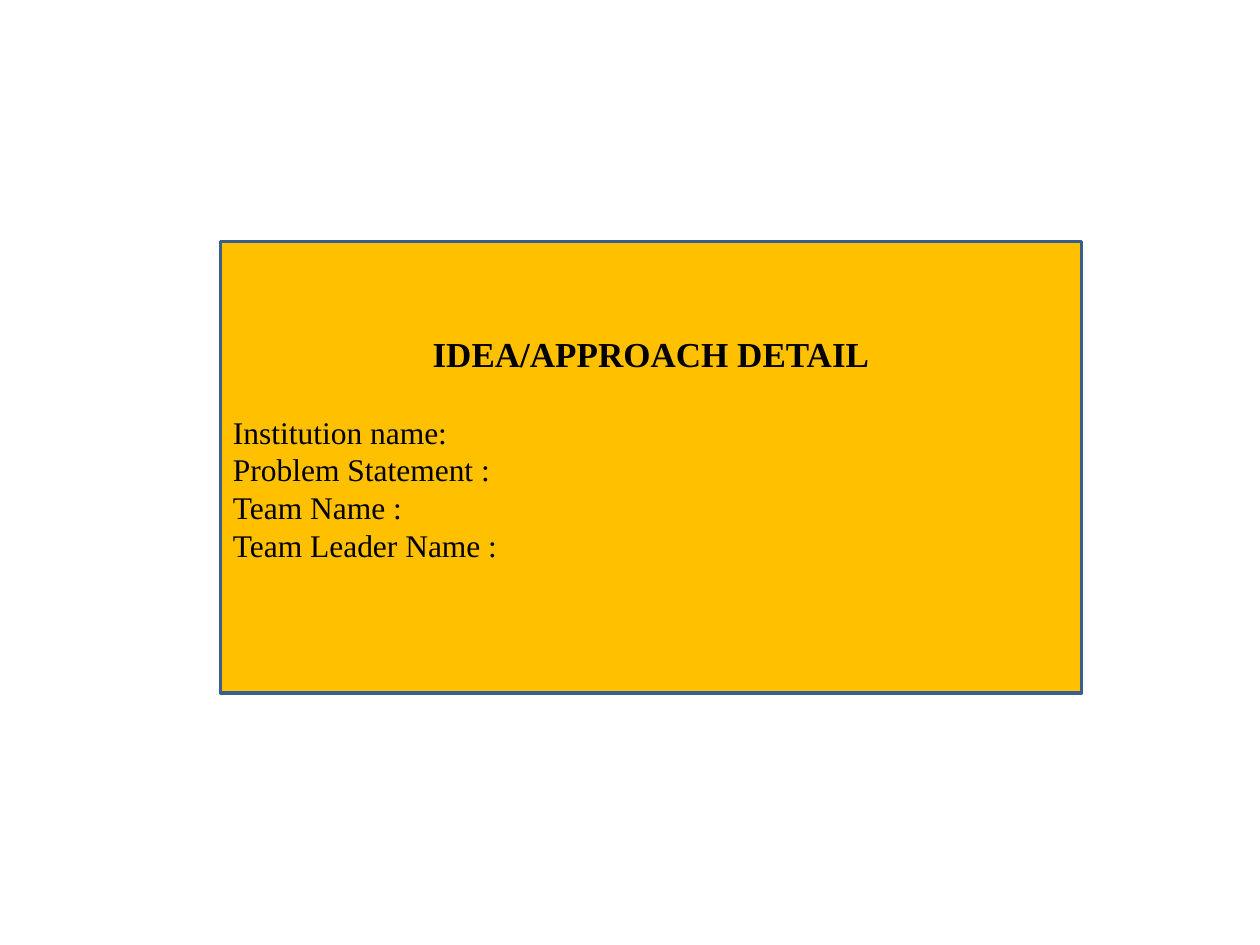
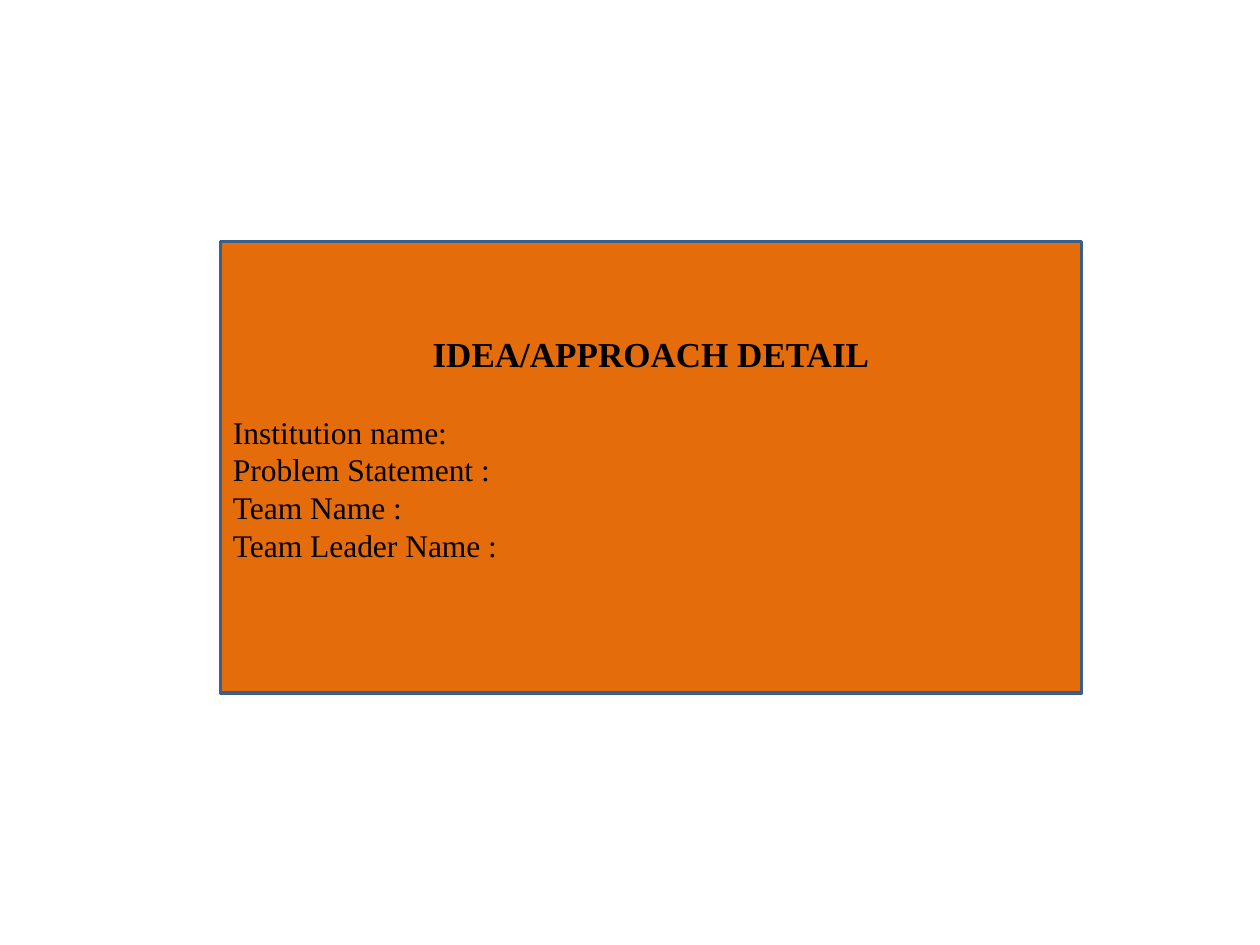
Before and after one commit to omkar-22/Swayamsidhdh-Hackathon, a slide deck: slide 1 of rulebook_files/Swayamsiddha HackathonTemplate.pptx. Drawn at 1260x945 pixels with LibreOffice and Linux fonts; fonts in the diff are those of the drawing. Boxes give left, top, right and bottom in pixels: in the first picture for what was removed or moved away, otherwise in the second. Text is boxed around its words. In the diff, an @@ line names an element or a change of style, - is before the commit and + after.

```diff
--- a/rulebook_files/Swayamsiddha HackathonTemplate.pptx
+++ b/rulebook_files/Swayamsiddha HackathonTemplate.pptx
@@ rectangle "IDEA/APPROACH DETAIL" at (x1=220, y1=242, x2=1081, y2=693): fill #FFC000 to #E46C0A @@
```
Also in this commit, not shown: 2 other slides changed, 30 other files.
